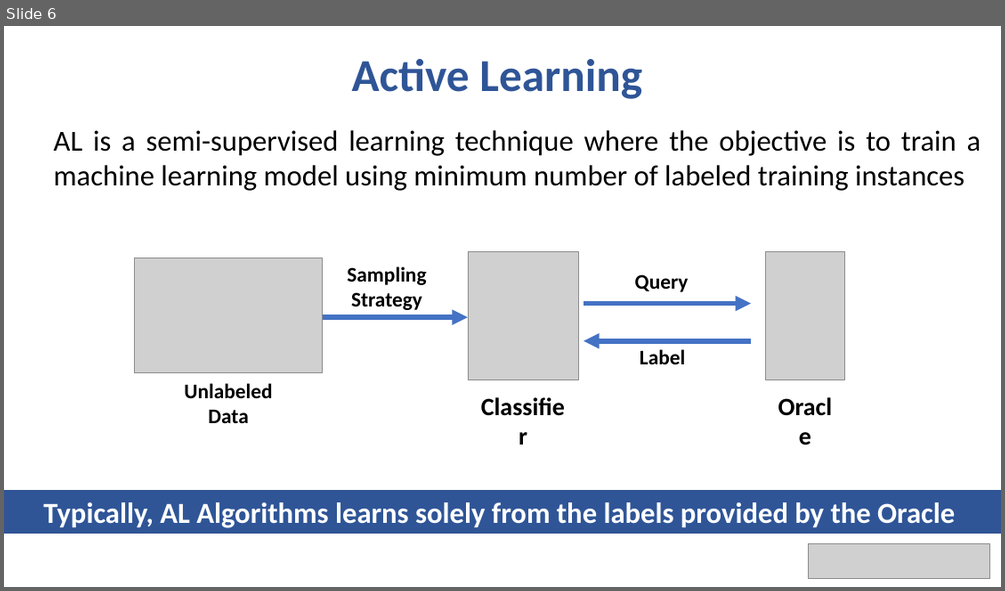
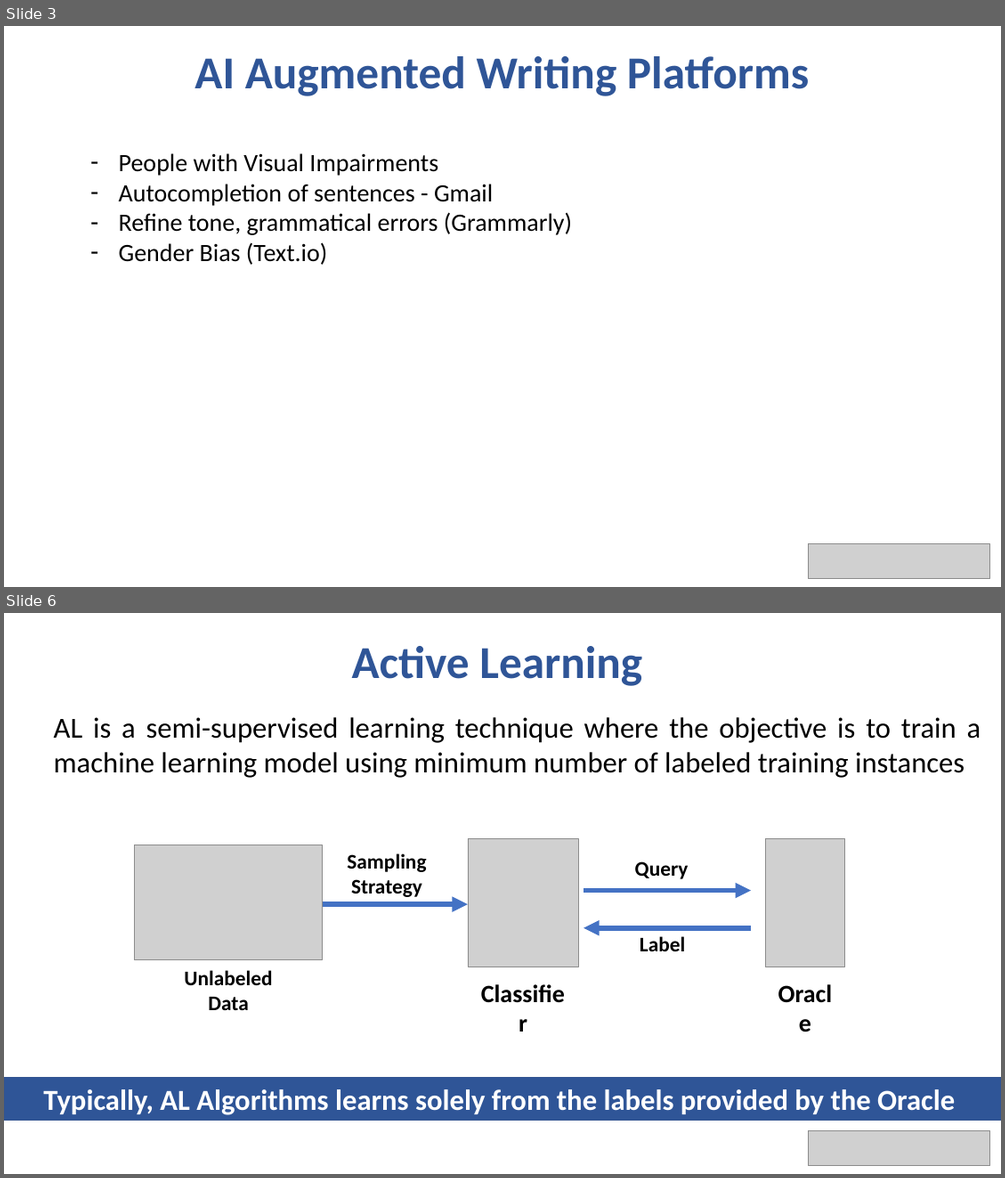
Before and after one commit to bhavyaghai/Fluent, a slide deck: presentation.pptx. Shown one above the other, each under a label of ours: slide 6 before the commit, slides 3 and 6 after it; the slides between them are not shown. The pictures are 1005x591 and 1005x1178 pixels, drawn with LibreOffice and Linux fonts; fonts in the diff are those of the drawing; grey boxes stand for pictures. Boxes give left, top, right and bottom in pixels: in the first picture for what was removed or moved away, otherwise in the second. Text is boxed around its words. In the diff, an @@ line names an element or a change of style, - is before the commit and + after.

```diff
--- a/presentation.pptx
+++ b/presentation.pptx
@@ slide 3 added at box(4, 26, 1001, 587), background #FFFFFF @@
@@ text added at box(194, 56, 809, 96), 44 pt, text #2F5597, bold @@
+AI Augmented Writing Platforms
@@ text added at box(119, 153, 572, 265), 24 pt, text #000000 @@
+– People with Visual Impairments
+– Autocompletion of sentences - Gmail
+– Refine tone, grammatical errors (Grammarly)
+– Gender Bias (Text.io)
@@ picture added at box(809, 543, 990, 579) @@
```
Also in this commit, not shown: 4 slides changed, 3 other slides added, 1 slide removed, 4 other files.
